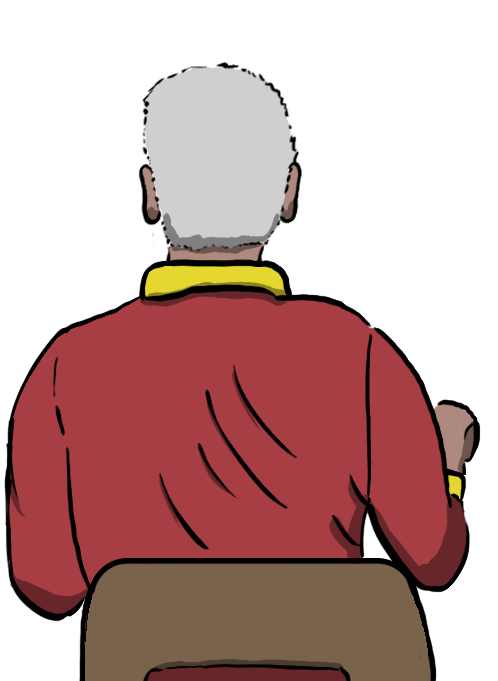
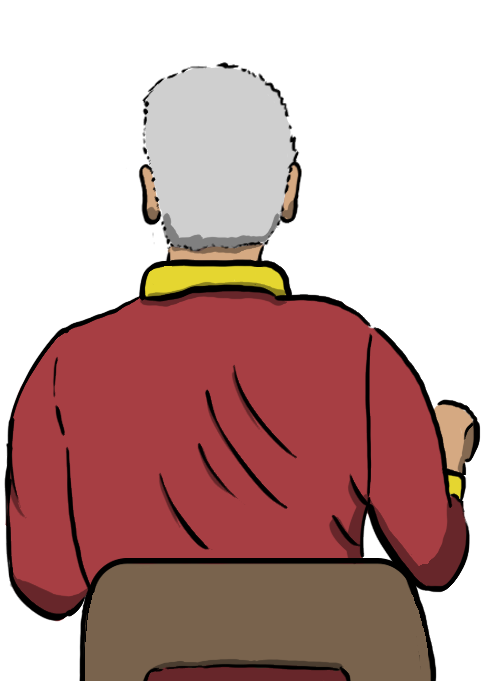
Layer changes from the first 498×681 image to the second:
painted on "fill" over [139, 164, 474, 474]
